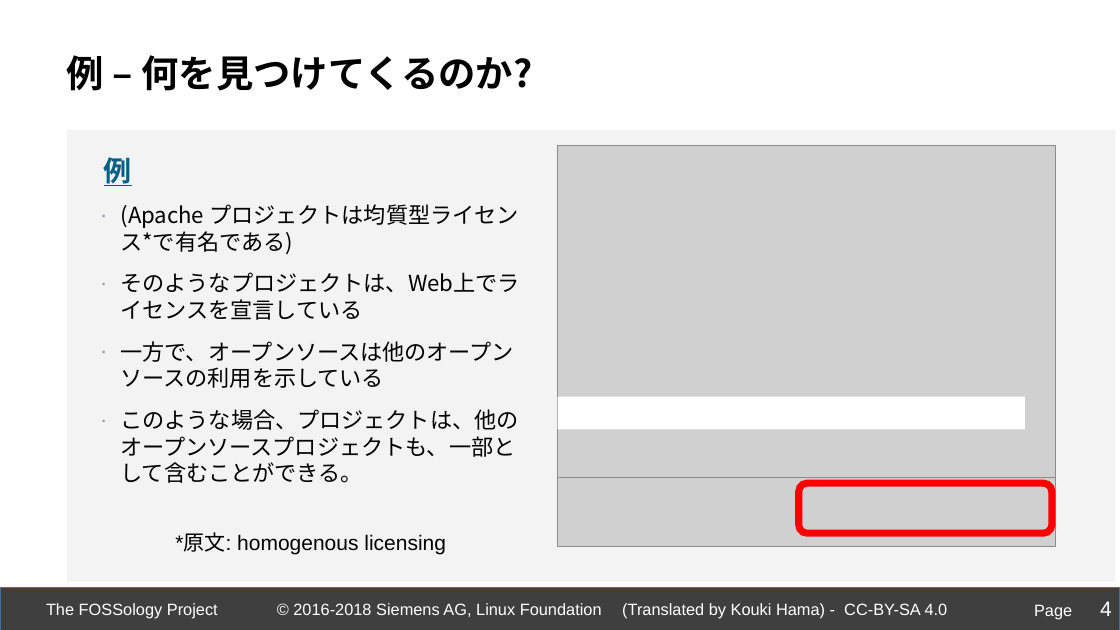
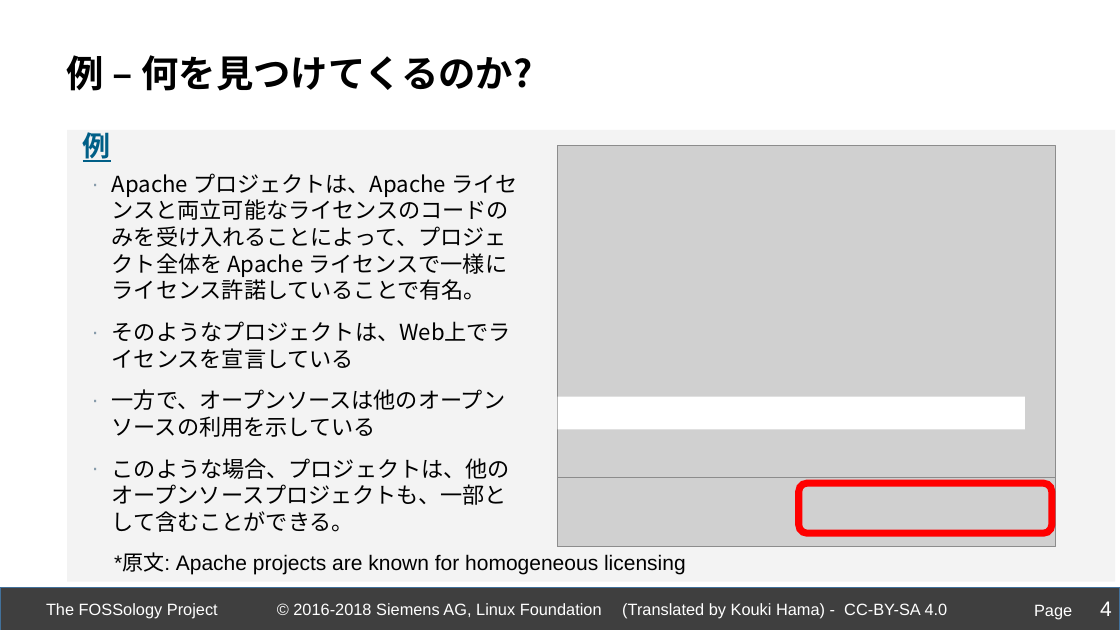
Before and after one commit to fossology/FOSSologySlides, a slide deck: slide 4 of Module-B-JPN-Basic-Workflow.pptx. Drawn at 1120x630 pixels with LibreOffice and Linux fonts; fonts in the diff are those of the drawing; grey boxes stand for pictures; background and template pictures are left out. Boxes give left, top, right and bottom in pixels: in the first picture for what was removed or moved away, otherwise in the second. Text is boxed around its words. In the diff, an @@ line names an element or a change of style, - is before the commit and + after.

```diff
--- a/Module-B-JPN-Basic-Workflow.pptx
+++ b/Module-B-JPN-Basic-Workflow.pptx
@@ text "例": place and size @@
-text "例" at bbox=[104, 153, 132, 189]
+text "例" at bbox=[83, 128, 111, 164]
@@ text "Apache プロジェクトは、Apache ライセンスと両立可能なライセンスのコードのみを受け入れることによって、プロジ ...": place and size @@
-text "Apache プロジェクトは、Apache ライセンスと両立可能なライセンスのコードのみを受け入れることによって、プロジ ..." at bbox=[121, 204, 520, 483]
+text "Apache プロジェクトは、Apache ライセンスと両立可能なライセンスのコードのみを受け入れることによって、プロジ ..." at bbox=[112, 173, 517, 532]
@@ text at bbox=[112, 173, 517, 300]: text changed @@
-  ∙ (Apache プロジェクトは均質型ライセンス*で有名である)
+  ∙ Apache プロジェクトは、Apache ライセンスと両立可能なライセンスのコードのみを受け入れることによって、プロジェクト全体を Apache ライセンスで一様にライセンス許諾していることで有名。
@@ text at bbox=[114, 554, 686, 575]: text changed @@
-*原文: homogenous licensing
+*原文: Apache projects are known for homogeneous licensing
```
Also in this commit, not shown: 6 other slides changed.
